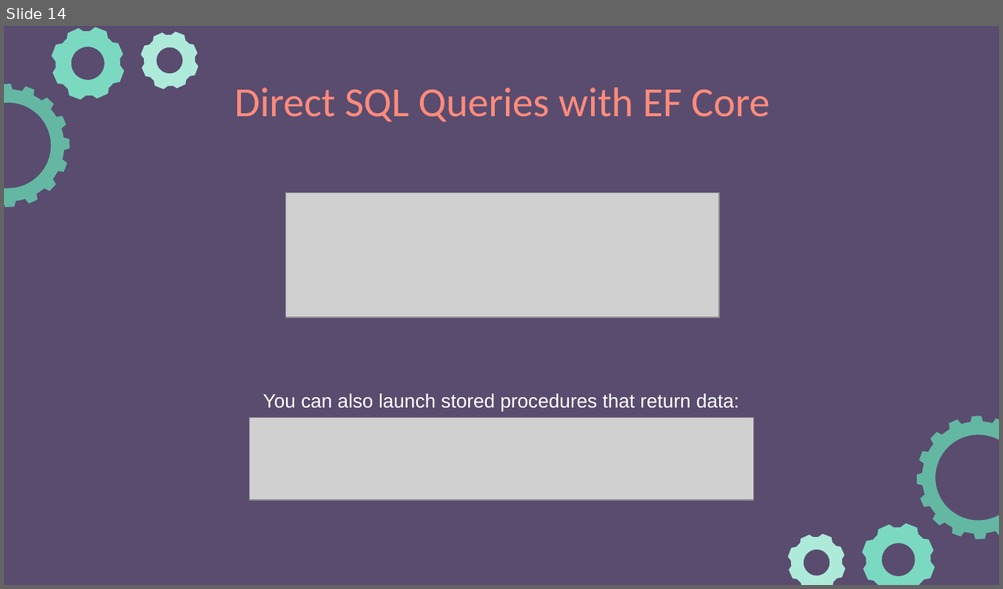
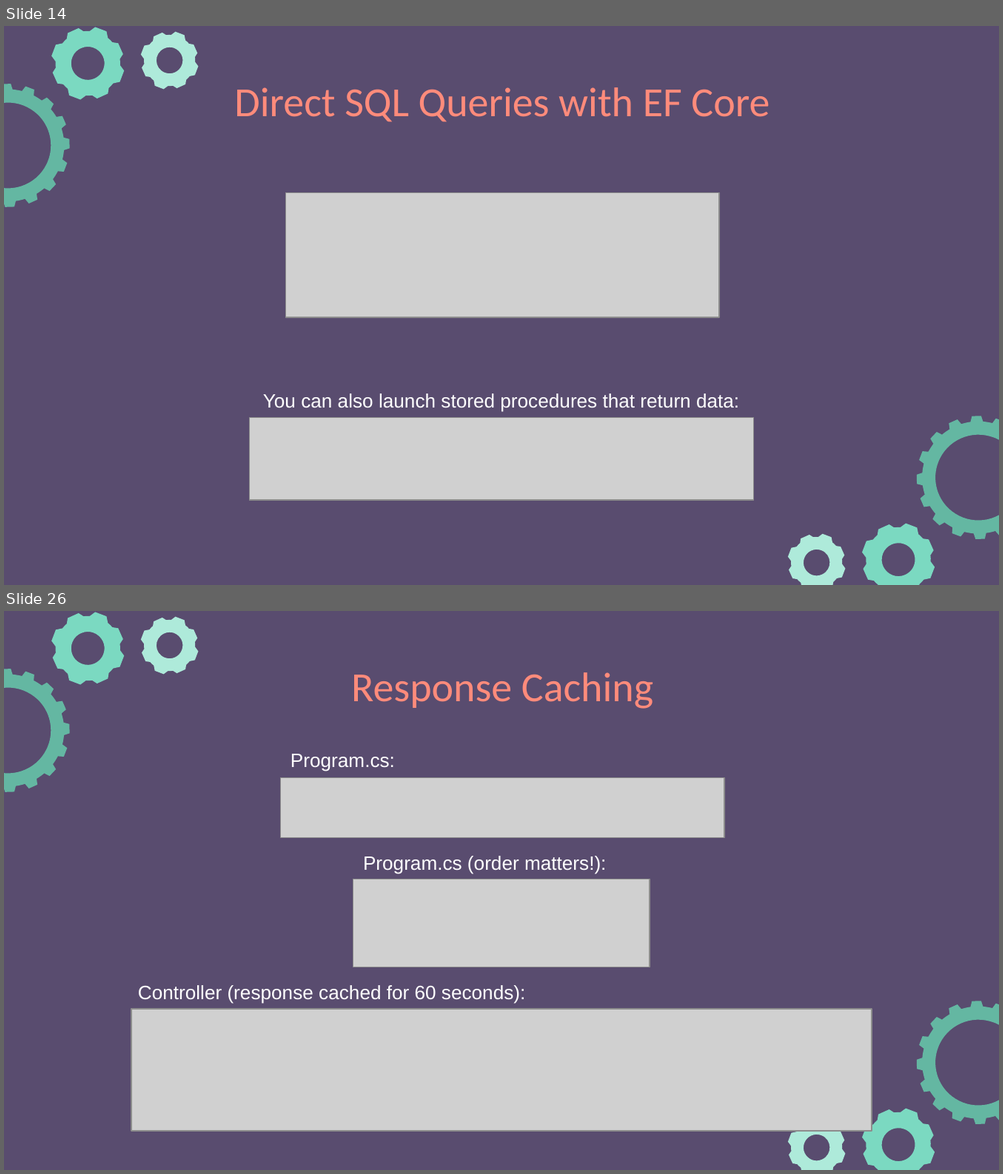
Before and after one commit to e-m-wilson/dotnet, a slide deck: Resources-Notes-Ppts/ASP-NET-Identity/ASPNET_Identity.pptx. Shown one above the other, each under a label of ours: slide 14 before the commit, slides 14 and 26 after it; the slides between them are not shown. The pictures are 1003x589 and 1003x1174 pixels, drawn with LibreOffice and Linux fonts; fonts in the diff are those of the drawing; grey boxes stand for pictures. Boxes give left, top, right and bottom in pixels: in the first picture for what was removed or moved away, otherwise in the second. Text is boxed around its words. In the diff, an @@ line names an element or a change of style, - is before the commit and + after.

```diff
--- a/Resources-Notes-Ppts/ASP-NET-Identity/ASPNET_Identity.pptx
+++ b/Resources-Notes-Ppts/ASP-NET-Identity/ASPNET_Identity.pptx
@@ slide 26 added at (4,611,999,1170), background #594C6F; not listed: 6 template elements that a slide beside it also shows @@
@@ title added at (351,672,653,709), 30 pt, text #FF8B7B @@
+Response Caching
@@ text added at (290,754,395,772), 14 pt, text #FFFFFF @@
+Program.cs:
@@ picture added at (281,778,724,837) @@
@@ text added at (363,856,606,874), 14 pt, text #FFFFFF @@
+Program.cs (order matters!):
@@ picture added at (353,880,649,968) @@
@@ text added at (138,985,525,1004), 14 pt, text #FFFFFF @@
+Controller (response cached for 60 seconds):
@@ picture added at (131,1009,871,1131) @@
```
Also in this commit, not shown: 1 slide changed, 12 other slides added.
